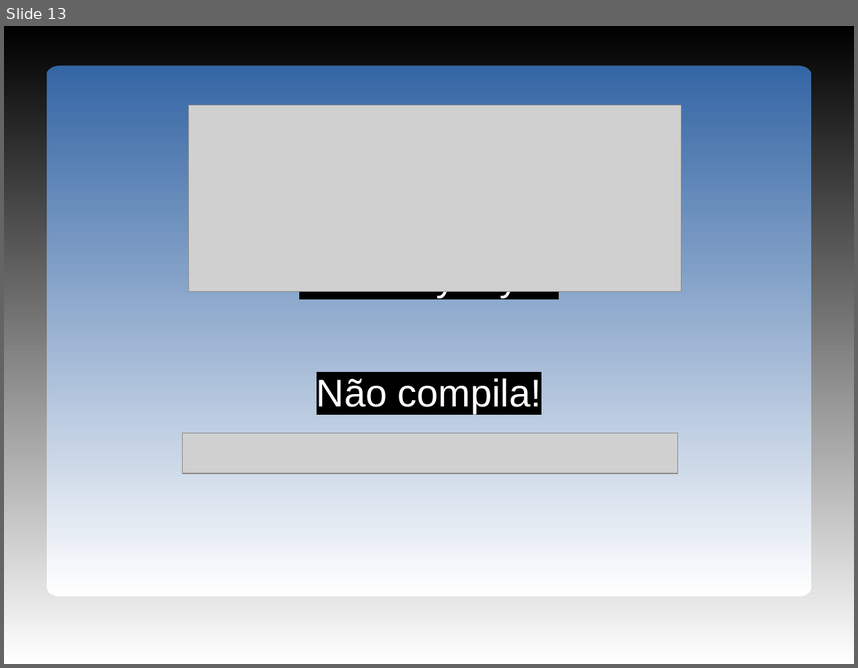
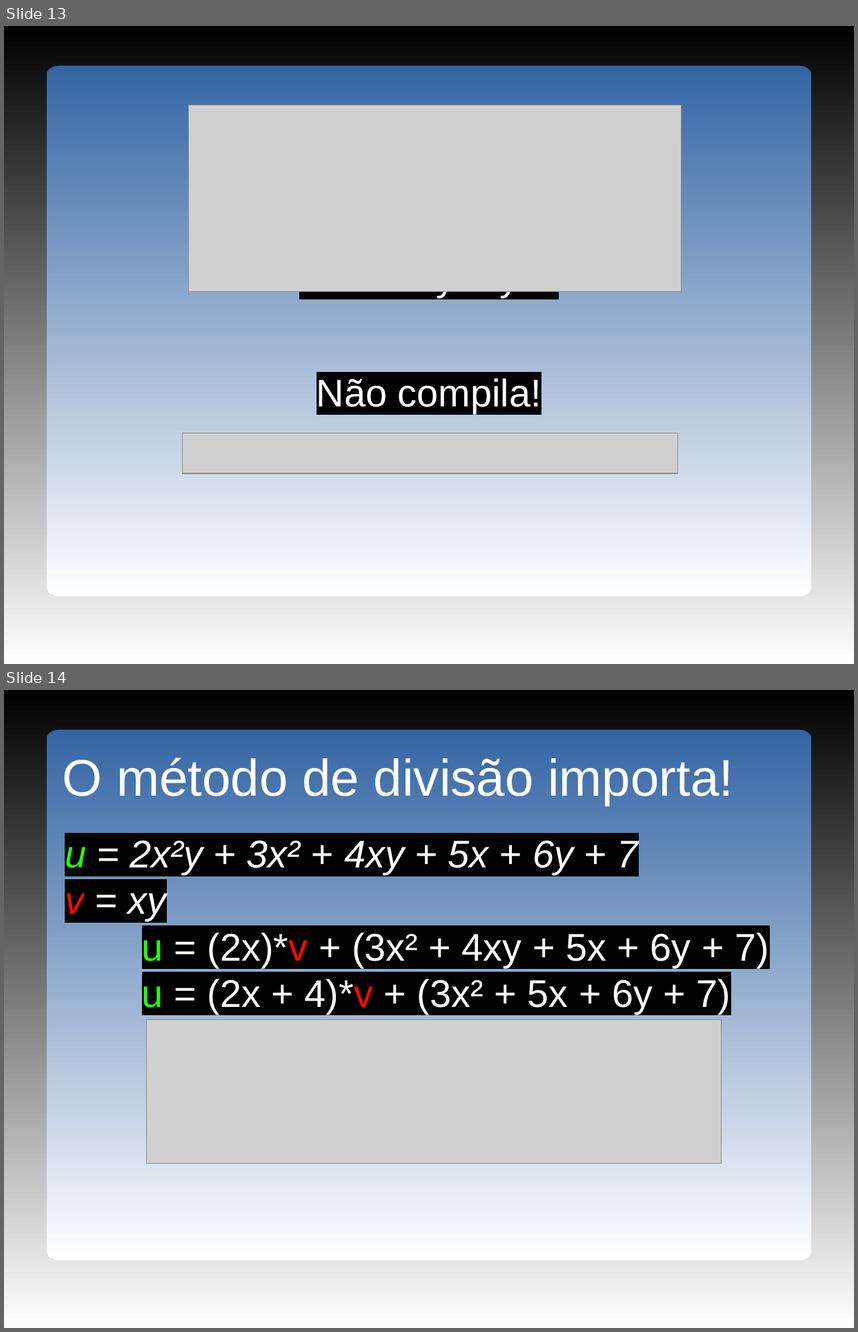
Before and after one commit to ArthurCarmo/mini-cas, a slide deck: doc/pmini-cas05.odp. Shown one above the other, each under a label of ours: slide 13 before the commit, slides 13 and 14 after it. The pictures are 858x668 and 858x1332 pixels, drawn with LibreOffice and Linux fonts; fonts in the diff are those of the drawing; grey boxes stand for pictures; background and template pictures are left out. Boxes give left, top, right and bottom in pixels: in the first picture for what was removed or moved away, otherwise in the second. Text is boxed around its words. In the diff, an @@ line names an element or a change of style, - is before the commit and + after.

```diff
--- a/doc/pmini-cas05.odp
+++ b/doc/pmini-cas05.odp
@@ slide 14 added at [4,690,854,1328], background gradient #000000 to #FFFFFF; not listed: 1 template element that a slide beside it also shows @@
@@ text added at [63,758,733,805], 48 pt, text #FFFFFF @@
+O método de divisão importa!
@@ text added at [65,840,769,1014], 36 pt, text #FFFFFF @@
+u = 2x²y + 3x² + 4xy + 5x + 6y + 7
+v = xy
+u = (2x)*v + (3x² + 4xy + 5x + 6y + 7)
+u = (2x + 4)*v + (3x² + 5x + 6y + 7)
@@ picture added at [147,1019,722,1163] @@
```
Also in this commit, not shown: 7 other files.
